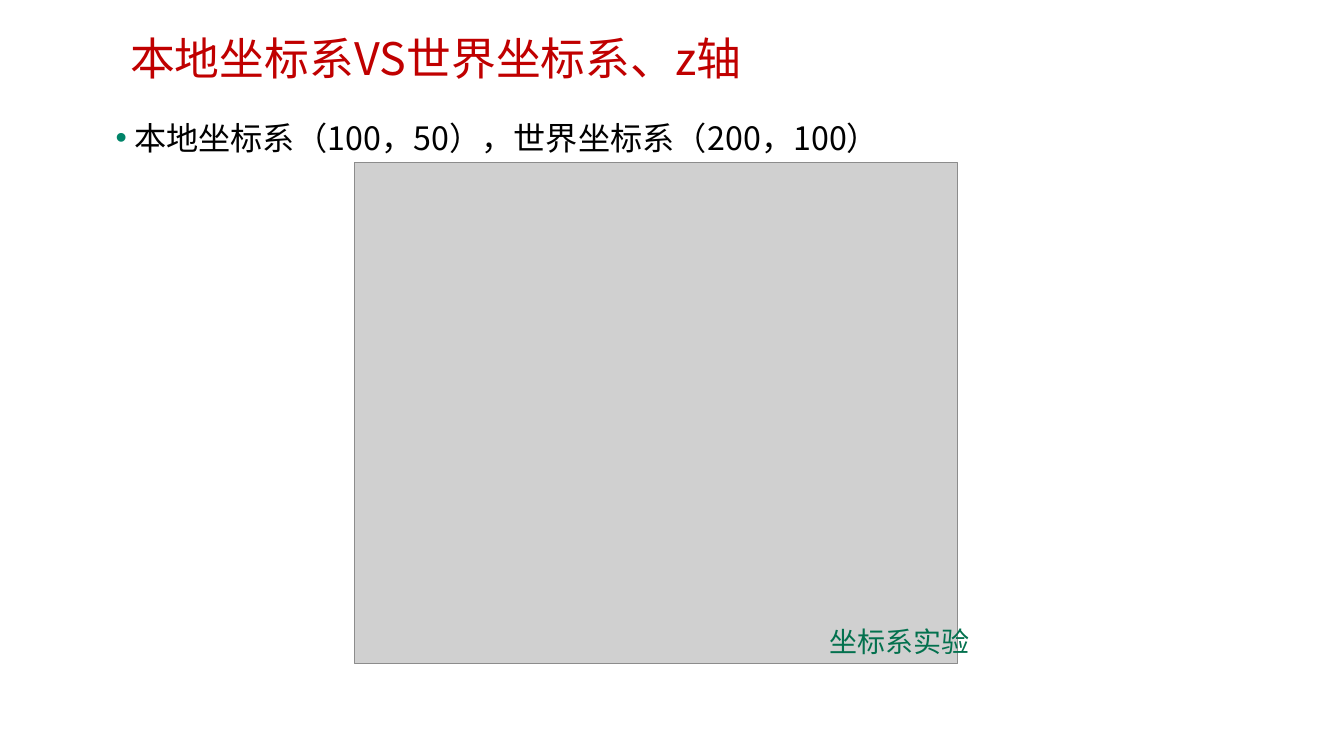
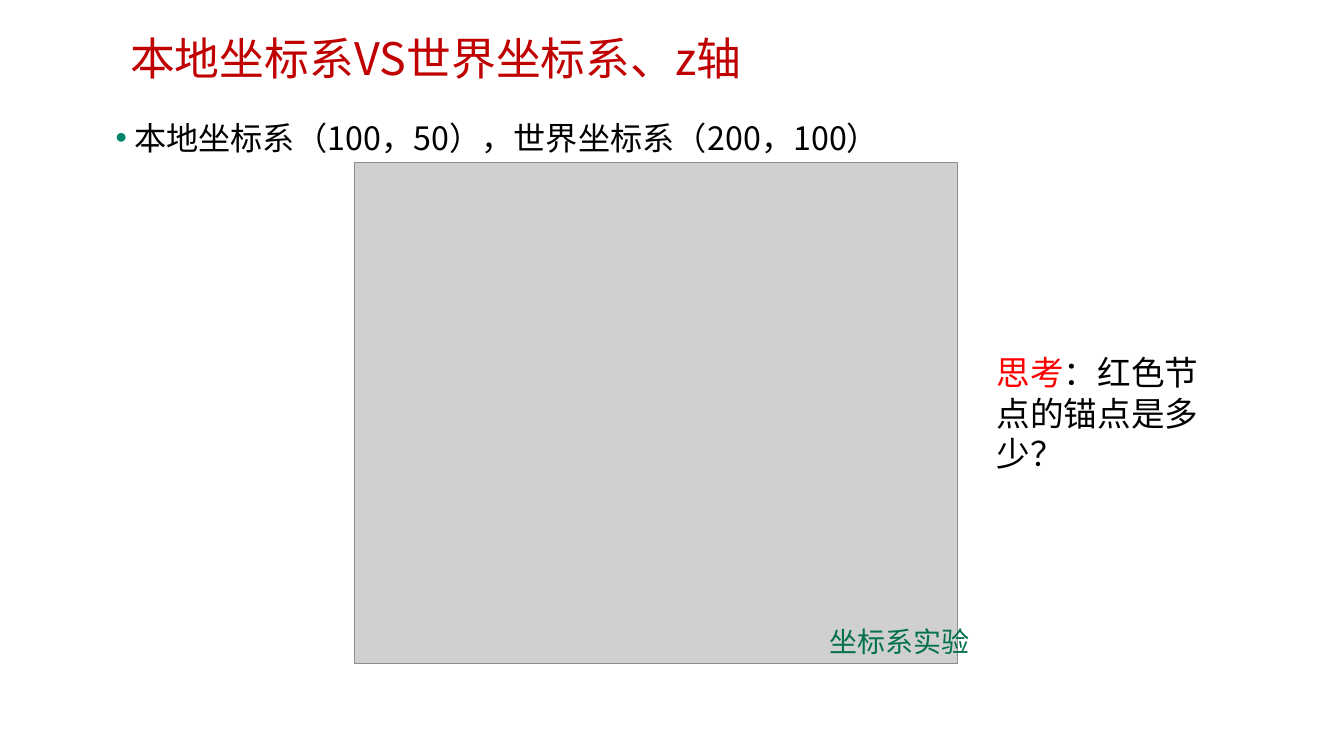
Before and after one commit to edu2act/course-H5-Animation-and-Game-Development, a slide deck: slide 22 of materials/slides/ch06.pptx. Drawn at 1344x756 pixels with LibreOffice and Linux fonts; fonts in the diff are those of the drawing; grey boxes stand for pictures; background and template pictures are left out. Boxes give left, top, right and bottom in pixels: in the first picture for what was removed or moved away, otherwise in the second. Text is boxed around its words. In the diff, an @@ line names an element or a change of style, - is before the commit and + after.

```diff
--- a/materials/slides/ch06.pptx
+++ b/materials/slides/ch06.pptx
@@ text added at bbox=[997, 356, 1199, 469], 24 pt, text #000000 @@
+思考：红色节点的锚点是多少？
```
Also in this commit, not shown: 3 other slides changed, 5 other files.
